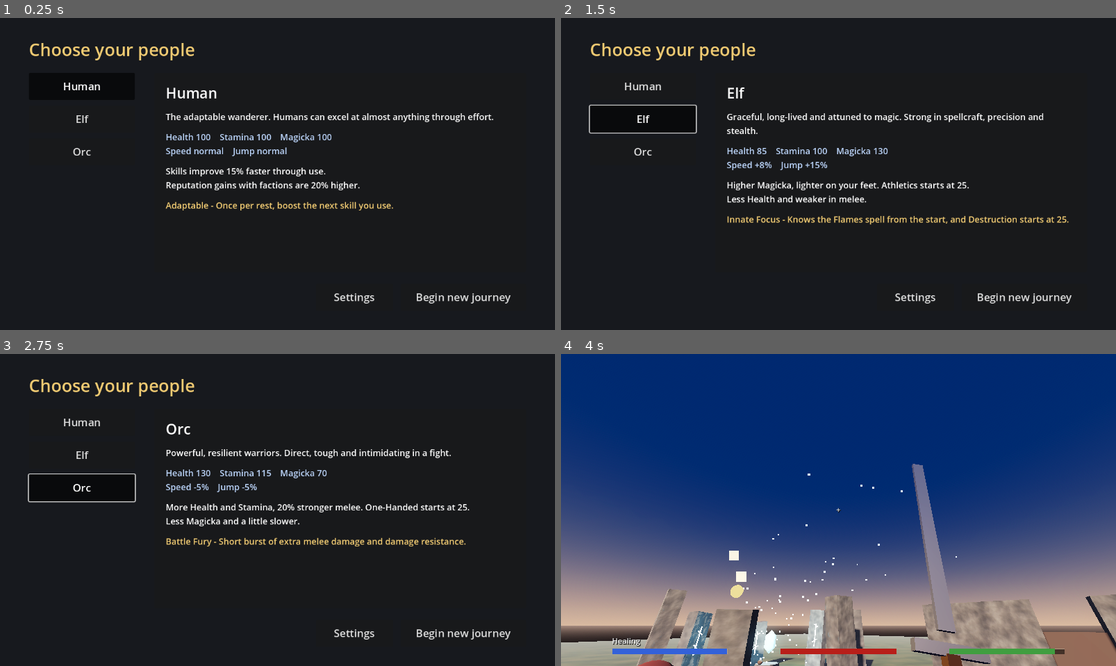
Above: before the commit, frames 1-4 (two rows, left to right).
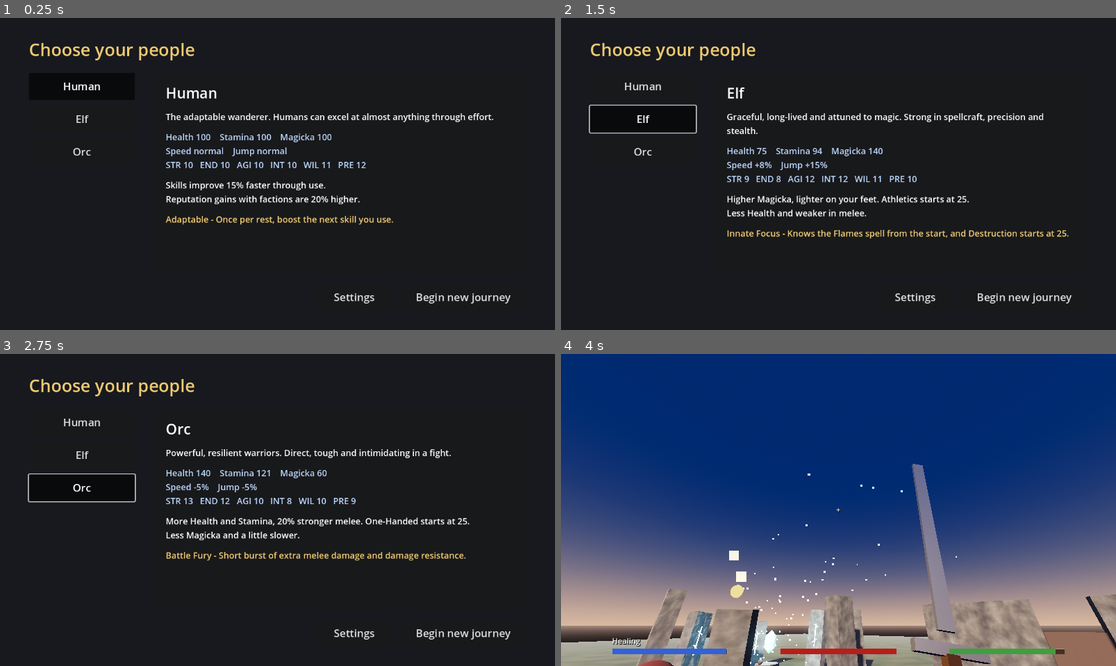
Above: after the commit, the same moments.

Repository: RCJLabs/Vaelora-godot
Game: Godot game, scene res://ui/character_creation.tscn
Two runs of this game, one before a commit and one after it. Both use one fixed random seed, a clock stepped at 60 frames per second and the inputs below.
Inputs (mouse positions are in pixels of both pictures, inside the frame that each line leads up to):
- Up to frame 1 (0.25 s): no input
- Up to frame 2 (1.5 s): click "Human" at 0.5 s; click "Elf" at 1.25 s
- Up to frame 3 (2.75 s): click "Orc" at 2 s
- Up to frame 4 (4 s): click "Begin new journey" at 2.75 s; tap Enter at 3.5 s; move the mouse to (866, 510) at 3.52 s; press the mouse at (866, 510) at 3.53 s; hold W (move_forward) from 3.53 s (still down); tap Space (jump) at 3.77 s; right-click (866, 510) at 3.8 s

The runs differ from the first frame. In frame 1, 2.4% of the frame differs, in the area x 29-71%, y 46-67%; in frame 2, 3.1%, in the area x 29-92%, y 41-71%; in frame 3, 3.1%; in frame 4, less than 0.1%.

Commit message:
Add attributes: Strength, Endurance, Agility, Intellect, Willpower, Presence
- Attributes autoload (draft list, all definitions in one place), base 10 plus
  race bonuses; derived values for health, stamina, magicka, melee and spell
  power, move speed, stamina/magicka regen and reputation gains
- Race attribute bonuses (Human PRE/WIL, Elf AGI/INT/WIL vs END/STR, Orc
  STR/END vs INT/PRE); shown on the race screen and in the Tab menu
- Saved; older saves take their race's values

Co-Authored-By: Claude Opus 5.5 <noreply@anthropic.com>
Claude-Session: https://claude.ai/code/session_01BPE8ZczZ4hZnRHyCfMJwVS

Diff:
--- a/godot/player/player_first_person.gd
+++ b/godot/player/player_first_person.gd
@@ -180,7 +180,7 @@
 	for i in attack_cast.get_collision_count():
 		var target := attack_cast.get_collider(i)
 		if target and target.has_method("take_hit"):
-			target.take_hit(attack_damage * GameState.race_data.melee_damage_mult
+			target.take_hit(attack_damage * GameState.race_data.melee_damage_mult * Attributes.melee_mult()
 					* Skills.one_handed_damage_mult() * stats.modifier("damage_dealt"), global_position)
 			hud.flash_hit()
 			Skills.add_xp("one_handed", 3.0)
@@ -197,7 +197,8 @@
 	var wants := Input.is_action_pressed("cast") and not blocked and spell != null
 	is_casting = wants and stats.try_use_magicka(spell.magicka_per_second * delta)
 	if is_casting:
-		var power := spell.power_per_second * delta * Skills.spell_power_mult(spell.skill) * stats.modifier("damage_dealt")
+		var power := spell.power_per_second * delta * Skills.spell_power_mult(spell.skill) \
+				* Attributes.spell_mult() * stats.modifier("damage_dealt")
 		match spell.effect:
 			SpellData.Effect.DAMAGE_STREAM:
 				_cast_damage_stream(spell, power)
@@ -316,13 +317,15 @@
 
 # Race modifiers from res://races/*.tres (chosen on the character creation screen).
 func _apply_race(race: RaceData) -> void:
-	walk_speed *= race.move_speed_mult
-	sprint_speed *= race.move_speed_mult
+	walk_speed *= race.move_speed_mult * Attributes.move_speed_mult()
+	sprint_speed *= race.move_speed_mult * Attributes.move_speed_mult()
 	# Jump height grows with the square of jump speed, so take the square root.
 	jump_velocity *= sqrt(race.jump_height_mult)
-	stats.setup(race.health + Skills.bonus["health"],
-			race.stamina + Skills.bonus["stamina"],
-			race.magicka + Skills.bonus["magicka"])
+	stats.setup(race.health + Skills.bonus["health"] + Attributes.health_bonus(),
+			race.stamina + Skills.bonus["stamina"] + Attributes.stamina_bonus(),
+			race.magicka + Skills.bonus["magicka"] + Attributes.magicka_bonus())
+	stats.stamina_regen *= Attributes.stamina_regen_mult()
+	stats.magicka_regen *= Attributes.magicka_regen_mult()
 
 
 # Whatever the crosshair points at within reach: if it has an `interact(player)`
--- a/godot/project.godot
+++ b/godot/project.godot
@@ -14,6 +14,7 @@
 GameState="*res://systems/game_state.gd"
 EffectLibrary="*res://systems/effect_library.gd"
 Skills="*res://systems/skills.gd"
+Attributes="*res://systems/attributes.gd"
 Inventory="*res://systems/inventory.gd"
 Spellbook="*res://systems/spellbook.gd"
 Reputation="*res://systems/reputation.gd"
--- a/godot/races/elf.tres
+++ b/godot/races/elf.tres
@@ -12,6 +12,13 @@
 move_speed_mult = 1.08
 jump_height_mult = 1.15
 skill_xp_mult = 1.0
+attribute_bonuses = {
+"agility": 2,
+"intellect": 2,
+"willpower": 1,
+"endurance": -2,
+"strength": -1
+}
 skill_bonuses = {
 "athletics": 10,
 "destruction": 10
--- a/godot/races/human.tres
+++ b/godot/races/human.tres
@@ -12,6 +12,10 @@
 move_speed_mult = 1.0
 jump_height_mult = 1.0
 skill_xp_mult = 1.15
+attribute_bonuses = {
+"presence": 2,
+"willpower": 1
+}
 skill_bonuses = {}
 starting_spells = Array[String](["healing"])
 reputation_gain_mult = 1.2
--- a/godot/races/orc.tres
+++ b/godot/races/orc.tres
@@ -12,6 +12,12 @@
 move_speed_mult = 0.95
 jump_height_mult = 0.95
 skill_xp_mult = 1.0
+attribute_bonuses = {
+"strength": 3,
+"endurance": 2,
+"intellect": -2,
+"presence": -1
+}
 skill_bonuses = {
 "one_handed": 10
 }
--- /dev/null
+++ b/godot/systems/attributes.gd
@@ -0,0 +1,92 @@
+extends Node
+
+# Core attributes. Autoloaded as "Attributes".
+# Every attribute starts at 10; races add or subtract (RaceData.attribute_bonuses).
+# Each point above 10 adds the "per_point" amounts below (below 10 subtracts).
+# Character creation and level-ups will hand out points later (ROADMAP 1b).
+#
+# The list is a first draft: rename, add or remove entries here - the Tab menu
+# and character creation read it. Code that uses an attribute asks for one of
+# the derived values (health_bonus(), melee_mult(), ...).
+
+signal changed
+
+const BASE := 10
+
+const ATTRIBUTES := {
+	"strength": {
+		"name": "Strength", "short": "STR",
+		"description": "+3% melee damage per point. Later: carry weight, heavy weapons.",
+	},
+	"endurance": {
+		"name": "Endurance", "short": "END",
+		"description": "+5 max Health and +3 max Stamina per point.",
+	},
+	"agility": {
+		"name": "Agility", "short": "AGI",
+		"description": "+1% movement speed and +4% Stamina regeneration per point.",
+	},
+	"intellect": {
+		"name": "Intellect", "short": "INT",
+		"description": "+5 max Magicka and +2% spell power per point.",
+	},
+	"willpower": {
+		"name": "Willpower", "short": "WIL",
+		"description": "+5% Magicka regeneration per point. Later: resisting effects.",
+	},
+	"presence": {
+		"name": "Presence", "short": "PRE",
+		"description": "+3% reputation gains per point. Later: prices, persuasion.",
+	},
+}
+
+var values: Dictionary = {}   # attribute id -> value
+
+
+func _ready() -> void:
+	reset(GameState.race_data)
+
+
+func reset(race: RaceData) -> void:
+	for id in ATTRIBUTES:
+		values[id] = BASE + int(race.attribute_bonuses.get(id, 0))
+	changed.emit()
+
+
+func value(id: String) -> int:
+	return values.get(id, BASE)
+
+
+## Points above (or below) 10.
+func above_base(id: String) -> int:
+	return value(id) - BASE
+
+
+func increase(id: String, amount: int = 1) -> void:
+	values[id] = value(id) + amount
+	changed.emit()
+
+
+# --- derived values other systems use -----------------------------------------------
+
+func health_bonus() -> float: return above_base("endurance") * 5.0
+func stamina_bonus() -> float: return above_base("endurance") * 3.0
+func magicka_bonus() -> float: return above_base("intellect") * 5.0
+func melee_mult() -> float: return maxf(1.0 + above_base("strength") * 0.03, 0.1)
+func spell_mult() -> float: return maxf(1.0 + above_base("intellect") * 0.02, 0.1)
+func move_speed_mult() -> float: return maxf(1.0 + above_base("agility") * 0.01, 0.1)
+func stamina_regen_mult() -> float: return maxf(1.0 + above_base("agility") * 0.04, 0.1)
+func magicka_regen_mult() -> float: return maxf(1.0 + above_base("willpower") * 0.05, 0.1)
+func reputation_mult() -> float: return maxf(1.0 + above_base("presence") * 0.03, 0.1)
+
+
+func to_dict() -> Dictionary:
+	return values
+
+
+func from_dict(data: Dictionary) -> void:
+	reset(GameState.race_data)   # attributes added since the save keep their race value
+	for id in data:
+		if ATTRIBUTES.has(id):
+			values[id] = int(data[id])
+	changed.emit()
--- a/godot/systems/race_data.gd
+++ b/godot/systems/race_data.gd
@@ -24,6 +24,8 @@
 @export var reputation_gain_mult: float = 1.0
 ## Multiplies melee damage.
 @export var melee_damage_mult: float = 1.0
+## Attribute changes from 10, e.g. {"strength": 2, "intellect": -2}. See systems/attributes.gd.
+@export var attribute_bonuses: Dictionary = {}
 ## Extra starting levels per skill id, e.g. {"one_handed": 10}. See systems/skills.gd.
 @export var skill_bonuses: Dictionary = {}
 ## Spell ids known from the start. See systems/spellbook.gd.
--- a/godot/systems/reputation.gd
+++ b/godot/systems/reputation.gd
@@ -5,7 +5,7 @@
 #   Reputation.add("riverwatch", 10)       Reputation.value("riverwatch")
 #   Reputation.rank("riverwatch") -> "Friendly"
 # Values run from -100 to 100. Gains (not losses) are multiplied by the race's
-# reputation_gain_mult - Humans get on with people more easily.
+# reputation_gain_mult and by Presence - Humans get on with people more easily.
 #
 # Dialogue: "add_reputation": {"riverwatch": 10} as an action, and the
 # conditions "requires_reputation": {"riverwatch": 10} (at least) and
@@ -54,7 +54,7 @@
 		push_error("Reputation: unknown faction '%s'. Is it in %s?" % [id, FACTIONS_FILE])
 		return
 	if amount > 0:
-		amount = roundi(amount * GameState.race_data.reputation_gain_mult)
+		amount = roundi(amount * GameState.race_data.reputation_gain_mult * Attributes.reputation_mult())
 	var old_rank := rank(id)
 	values[id] = clampi(value(id) + amount, -100, 100)
 	var name: String = factions[id]["name"]
--- a/godot/systems/save_system.gd
+++ b/godot/systems/save_system.gd
@@ -6,7 +6,7 @@
 # Saves live in user://saves/<slot>.json. Find that folder with
 # Project > Open User Data Folder (in the editor).
 #
-# What is saved: current level, race, story flags, skills and character level,
+# What is saved: current level, race, story flags, attributes, skills and character level,
 # inventory and gold, known spells, faction reputation, play time, player
 # position/look direction and Health/Stamina/Magicka. Quest progress comes
 # from flags and items. Things not driven by flags (e.g. a door you left
@@ -96,6 +96,7 @@
 		"flags": GameState.flags,
 		"play_time": GameState.play_time,
 		"skills": Skills.to_dict(),
+		"attributes": Attributes.to_dict(),
 		"inventory": Inventory.to_dict(),
 		"spells": Spellbook.to_dict(),
 		"reputation": Reputation.to_dict(),
@@ -132,6 +133,10 @@
 	GameState.set_race(load(data["race"]))
 	GameState.flags = data["flags"]
 	GameState.play_time = float(data.get("play_time", 0.0))
+	if data.has("attributes"):
+		Attributes.from_dict(data["attributes"])
+	else:
+		Attributes.reset(GameState.race_data)   # older saves: race values
 	if data.has("skills"):
 		Skills.from_dict(data["skills"])
 	else:
--- a/godot/ui/character_creation.gd
+++ b/godot/ui/character_creation.gd
@@ -51,9 +51,14 @@
 	selected = race
 	name_label.text = race.display_name
 	description_label.text = race.description
-	stats_label.text = "Health %d    Stamina %d    Magicka %d\nSpeed %s    Jump %s" % [
-		race.health, race.stamina, race.magicka,
-		_percent(race.move_speed_mult), _percent(race.jump_height_mult)]
+	var attrs := []
+	for id in Attributes.ATTRIBUTES:
+		attrs.append("%s %d" % [Attributes.ATTRIBUTES[id]["short"], Attributes.BASE + int(race.attribute_bonuses.get(id, 0))])
+	var end := int(race.attribute_bonuses.get("endurance", 0))
+	var intl := int(race.attribute_bonuses.get("intellect", 0))
+	stats_label.text = "Health %d    Stamina %d    Magicka %d\nSpeed %s    Jump %s\n%s" % [
+		race.health + end * 5, race.stamina + end * 3, race.magicka + intl * 5,
+		_percent(race.move_speed_mult), _percent(race.jump_height_mult), "   ".join(attrs)]
 	traits_label.text = race.traits
 	ability_label.text = "%s - %s" % [race.signature_ability, race.signature_description]
 
@@ -63,6 +68,7 @@
 	GameState.flags = {}   # new game: forget the previous character's story
 	GameState.play_time = 0.0
 	Skills.reset(selected)
+	Attributes.reset(selected)
 	Inventory.reset()
 	Spellbook.reset(selected)
 	Reputation.reset()
--- a/godot/ui/character_menu.gd
+++ b/godot/ui/character_menu.gd
@@ -94,6 +94,18 @@
 		return
 	level_label.text = "Level %d   -   %d / %d skill increases to the next level" % [
 		Skills.character_level, Skills.skill_ups_toward_level, Skills.SKILL_UPS_PER_LEVEL]
+	var attribute_row: HBoxContainer = %AttributeRow
+	for child in attribute_row.get_children():
+		attribute_row.remove_child(child)
+		child.queue_free()
+	for id in Attributes.ATTRIBUTES:
+		var info: Dictionary = Attributes.ATTRIBUTES[id]
+		var label := Label.new()
+		label.text = "%s  %d" % [info["name"], Attributes.value(id)]
+		label.tooltip_text = info["description"]
+		label.mouse_filter = Control.MOUSE_FILTER_PASS
+		label.add_theme_font_size_override("font_size", 18)
+		attribute_row.add_child(label)
 	level_up_box.visible = Skills.unspent_level_ups > 0
 	%LevelUpLabel.text = "Level up! Choose a bonus (%d left):" % Skills.unspent_level_ups
 
--- a/godot/ui/character_menu.tscn
+++ b/godot/ui/character_menu.tscn
@@ -71,6 +71,11 @@
 theme_override_colors/font_color = Color(0.95, 0.8, 0.45, 1)
 theme_override_font_sizes/font_size = 22
 
+[node name="AttributeRow" type="HBoxContainer" parent="Root/Panel/Margin/VBox/Tabs/Skills"]
+unique_name_in_owner = true
+layout_mode = 2
+theme_override_constants/separation = 28
+
 [node name="LevelUpBox" type="HBoxContainer" parent="Root/Panel/Margin/VBox/Tabs/Skills"]
 unique_name_in_owner = true
 layout_mode = 2
